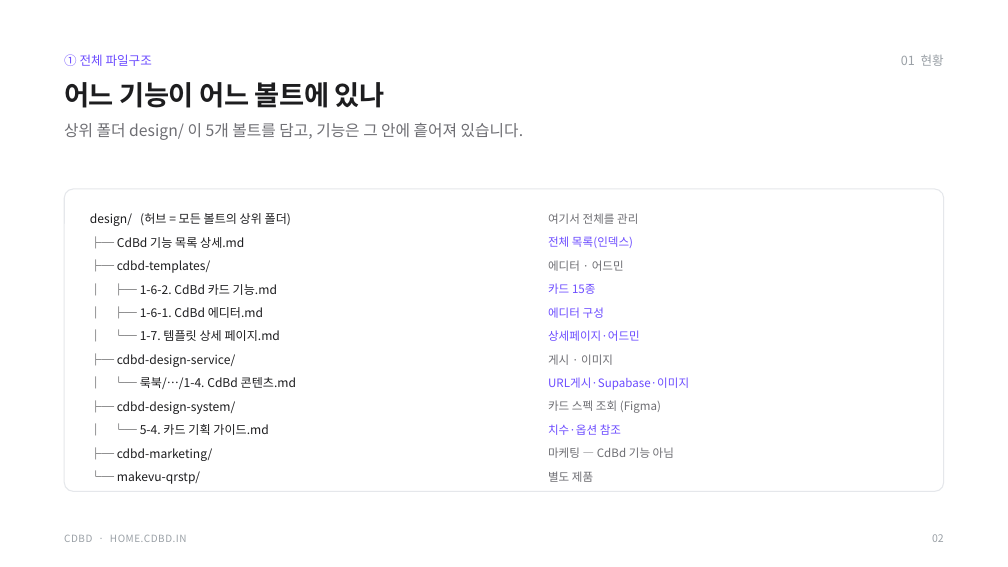
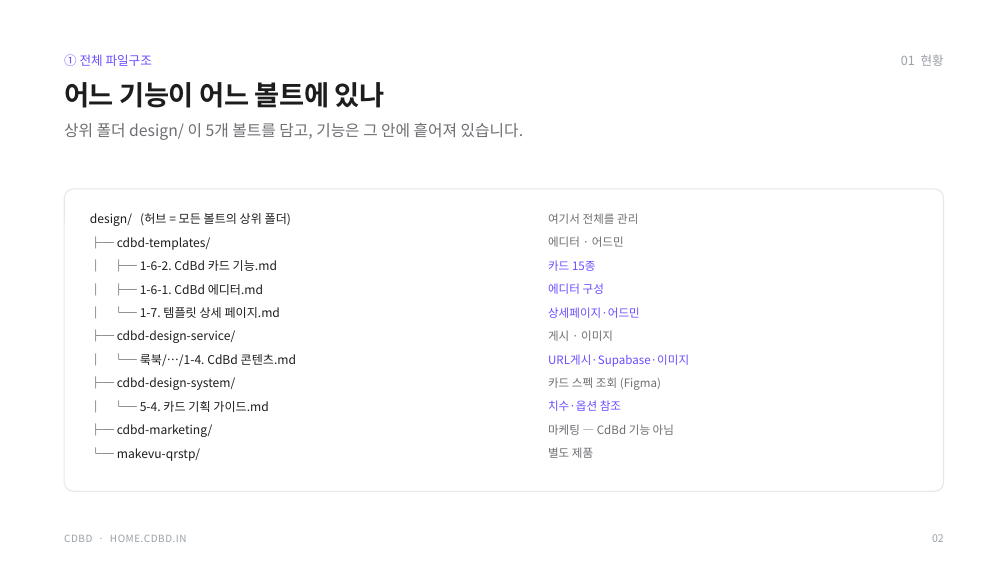
Before and after one commit to CdBd-in/design, a slide deck: slide 3 of CdBd 기능 문서 구조 설계.pptx. Drawn at 1008x567 pixels with LibreOffice and Linux fonts; fonts in the diff are those of the drawing. Boxes give left, top, right and bottom in pixels: in the first picture for what was removed or moved away, otherwise in the second. Text is boxed around its words. In the diff, an @@ line names an element or a change of style, - is before the commit and + after.

```diff
--- a/CdBd 기능 문서 구조 설계.pptx
+++ b/CdBd 기능 문서 구조 설계.pptx
@@ text removed at [548,236,633,248] @@
-전체 목록(인덱스)
@@ text at [140,260,277,271]: text changed @@
-├─ CdBd 기능 목록 상세.md
+│ ├─ 1-6-2. CdBd 카드 기능.md
@@ text at [140,284,263,295]: text changed @@
-│ ├─ 1-6-2. CdBd 카드 기능.md
+│ ├─ 1-6-1. CdBd 에디터.md
@@ text removed at [140,307,263,318] @@
-│ ├─ 1-6-1. CdBd 에디터.md
@@ text at [548,354,689,367]: text changed; text colour #6E6E73 to #6C4CFF @@
-게시 · 이미지
+URL게시·Supabase·이미지
@@ text at [548,330,613,341]: text changed; text colour #6C4CFF to #6E6E73 @@
-URL게시·Supabase·이미지
+게시 · 이미지
@@ 16 texts: place and size @@
-16 texts at [117,260,674,484]
+16 texts at [117,236,674,461]
```
Also in this commit, not shown: 5 other slides changed, 2 slides added.
